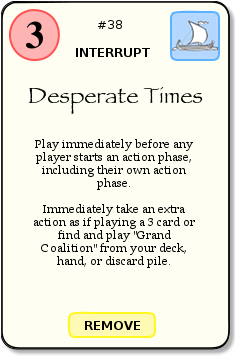
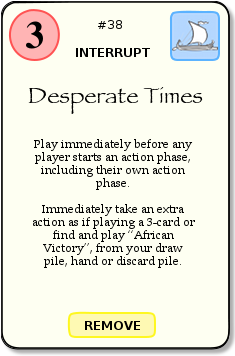
Comparing the layer stacks of the two 235 x 356 images. Changes:
painted on "text" over [33, 139, 194, 268]
